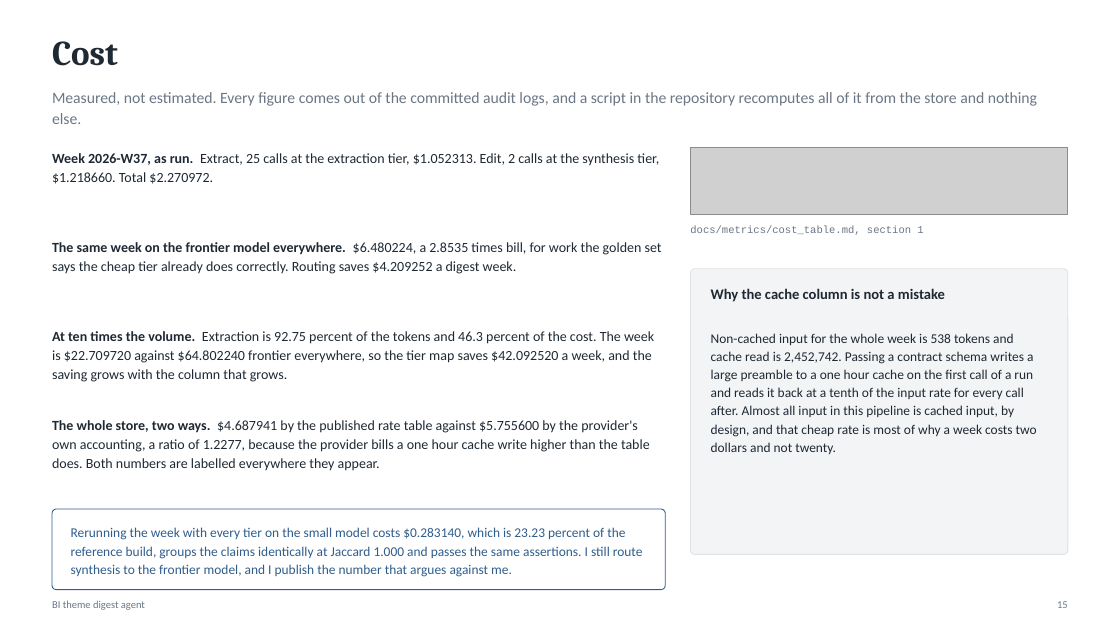
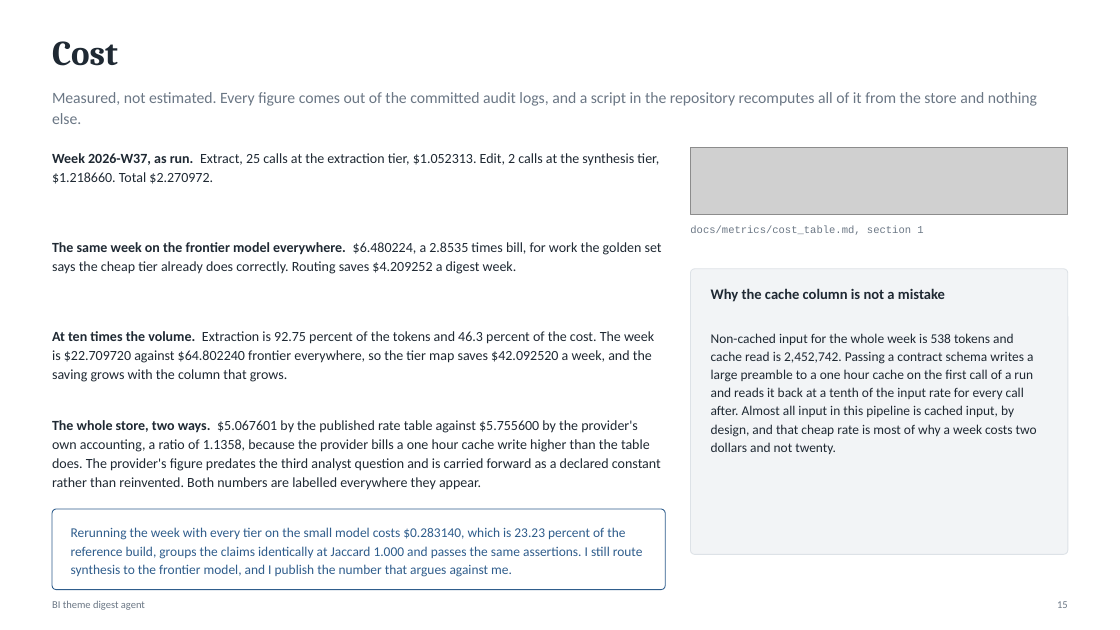
Before and after one commit to jimit1/bi-theme-digest-agent, a slide deck: slide 15 of deck/momentive-bi-digest.pptx. Drawn at 1120x630 pixels with LibreOffice and Linux fonts; fonts in the diff are those of the drawing; grey boxes stand for pictures. Boxes give left, top, right and bottom in pixels: in the first picture for what was removed or moved away, otherwise in the second. Text is boxed around its words. In the diff, an @@ line names an element or a change of style, - is before the commit and + after.

```diff
--- a/deck/momentive-bi-digest.pptx
+++ b/deck/momentive-bi-digest.pptx
@@ text at <box>52,420,661,490</box>: text changed @@
-The whole store, two ways. $4.687941 by the published rate table against $5.755600 by the provider's own accounting, a ratio of 1.2277, because the provider bills a one hour cache write higher than the table does. Both numbers are labelled everywhere they appear.
+The whole store, two ways. $5.067601 by the published rate table against $5.755600 by the provider's own accounting, a ratio of 1.1358, because the provider bills a one hour cache write higher than the table does. The provider's figure predates the third analyst question and is carried forward as a declared constant rather than reinvented. Both numbers are labelled everywhere they appear.
```
Also in this commit, not shown: 6 other slides changed, 2 other files.
